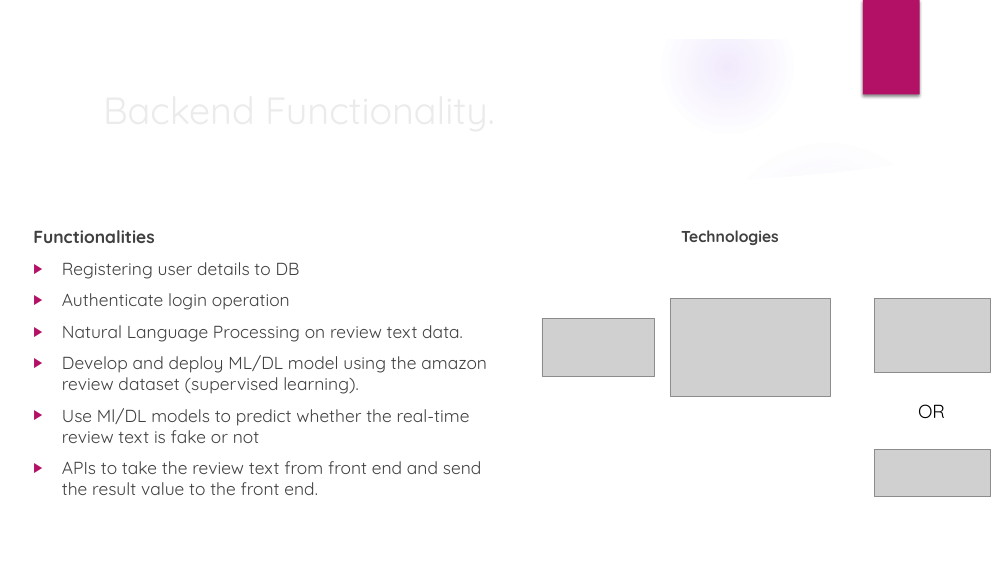
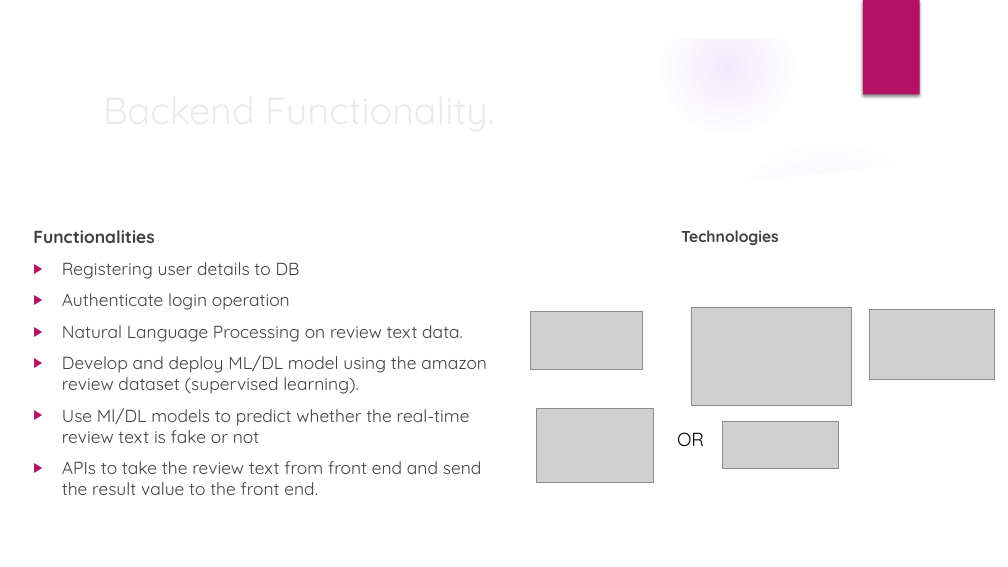
Before and after one commit to ninjasneural/fake_review_predict, a slide deck: slide 6 of Fraud_review_detection_web_app_ProjectPlan.pptx. Drawn at 1008x567 pixels with LibreOffice and Linux fonts; fonts in the diff are those of the drawing; grey boxes stand for pictures; background and template pictures are left out. Boxes give left, top, right and bottom in pixels: in the first picture for what was removed or moved away, otherwise in the second. Text is boxed around its words. In the diff, an @@ line names an element or a change of style, - is before the commit and + after.

```diff
--- a/Fraud_review_detection_web_app_ProjectPlan.pptx
+++ b/Fraud_review_detection_web_app_ProjectPlan.pptx
@@ picture: place and size @@
-picture at bbox=[542, 318, 655, 377]
+picture at bbox=[530, 312, 643, 370]
@@ picture: place and size @@
-picture at bbox=[670, 299, 830, 396]
+picture at bbox=[691, 308, 851, 405]
@@ picture added at bbox=[870, 309, 994, 380] @@
@@ picture: place and size @@
-picture at bbox=[874, 299, 991, 373]
+picture at bbox=[537, 408, 653, 482]
@@ text "OR": place and size @@
-text "OR" at bbox=[918, 404, 945, 418]
+text "OR" at bbox=[677, 432, 704, 446]
@@ picture: place and size @@
-picture at bbox=[874, 450, 991, 497]
+picture at bbox=[722, 421, 839, 468]
```
Also in this commit, not shown: 1 other slide changed.
